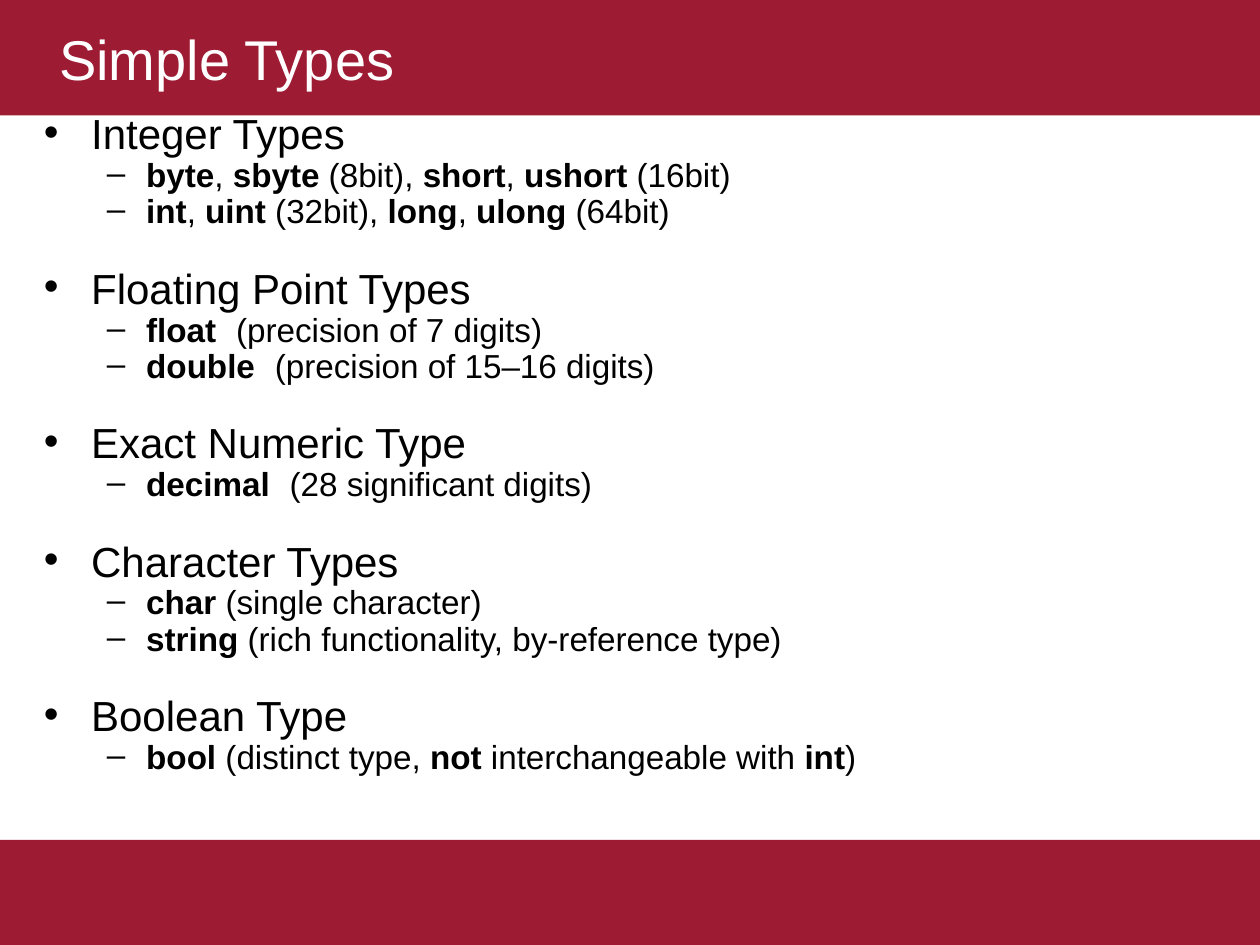
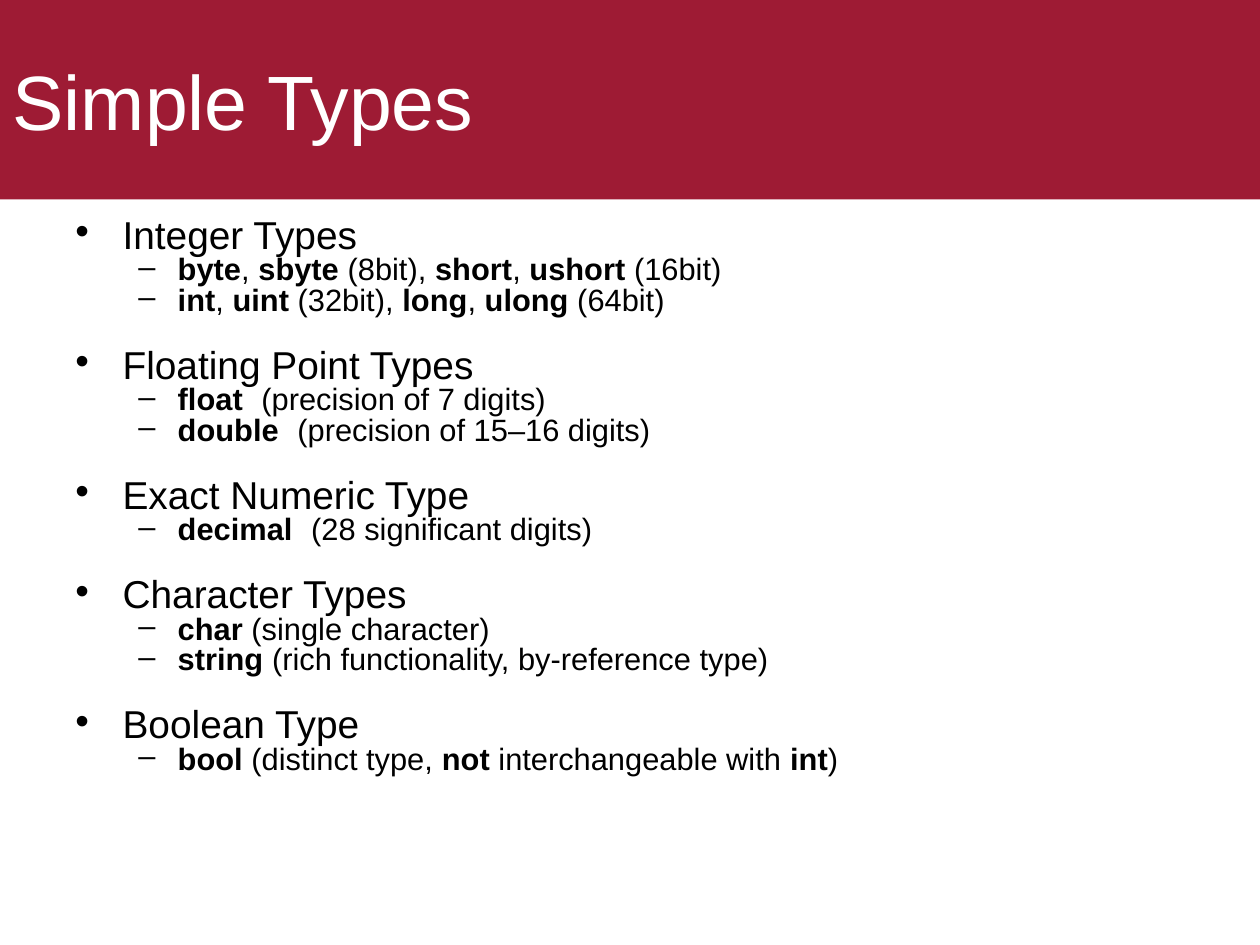
Before and after one commit to ekof-dss/teaching-samples-2021-22, a slide deck: slide 11 of presentations/01-c-sharp-procedural.ppt (slide 7 before the commit). Drawn at 1260x945 pixels with LibreOffice and Linux fonts; fonts in the diff are those of the drawing. Boxes give left, top, right and bottom in pixels: in the first picture for what was removed or moved away, otherwise in the second. Text is boxed around its words. In the diff, an @@ line names an element or a change of style, - is before the commit and + after.

```diff
--- a/presentations/01-c-sharp-procedural.ppt
+++ b/presentations/01-c-sharp-procedural.ppt
@@ title "Simple Types" resized from (x1=0, y1=0, x2=1260, y2=116) to (x1=0, y1=0, x2=1260, y2=199) @@
@@ title "Simple Types" at (x1=0, y1=0, x2=1260, y2=199): size 32 to 44 pt; indent changed @@
@@ text "Integer Types" moved from (x1=91, y1=120, x2=857, y2=775) to (x1=123, y1=222, x2=838, y2=775) @@
@@ text "Integer Types" at (x1=123, y1=222, x2=838, y2=775): size 24 to 22.2 pt in "Integer Types", "Floating Point Types", "Exact Numeric Type", "Character Types" and 1 more places; size 19 to 17.6 pt in "byte, sbyte (8bit), short, ushort (16bit)", "int, uint (32bit), long, ulong (64bit)", "float (precision of 7 digits)", "double (precision of 15–16 digits)" and 4 more places; line spacing 0.7 to 0.6 @@
@@ rectangle removed at (x1=0, y1=840, x2=1260, y2=945) @@
```
Also in this commit, not shown: 13 other slides changed, 5 slides added, 3 slides removed, 2 other files.
